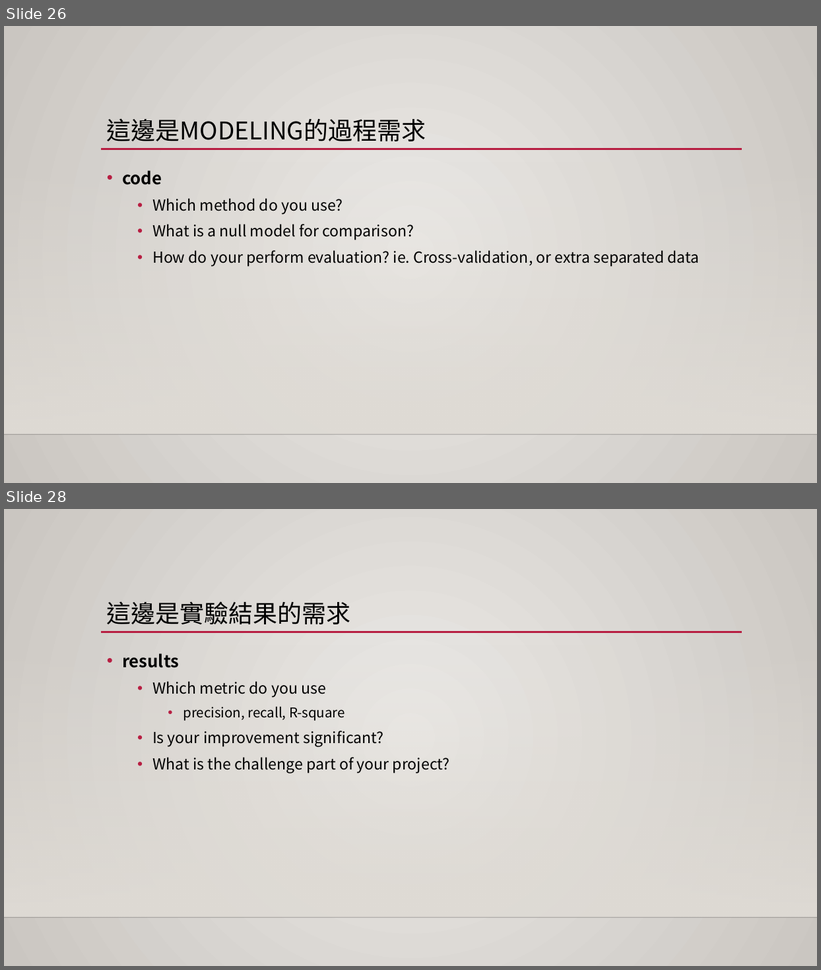
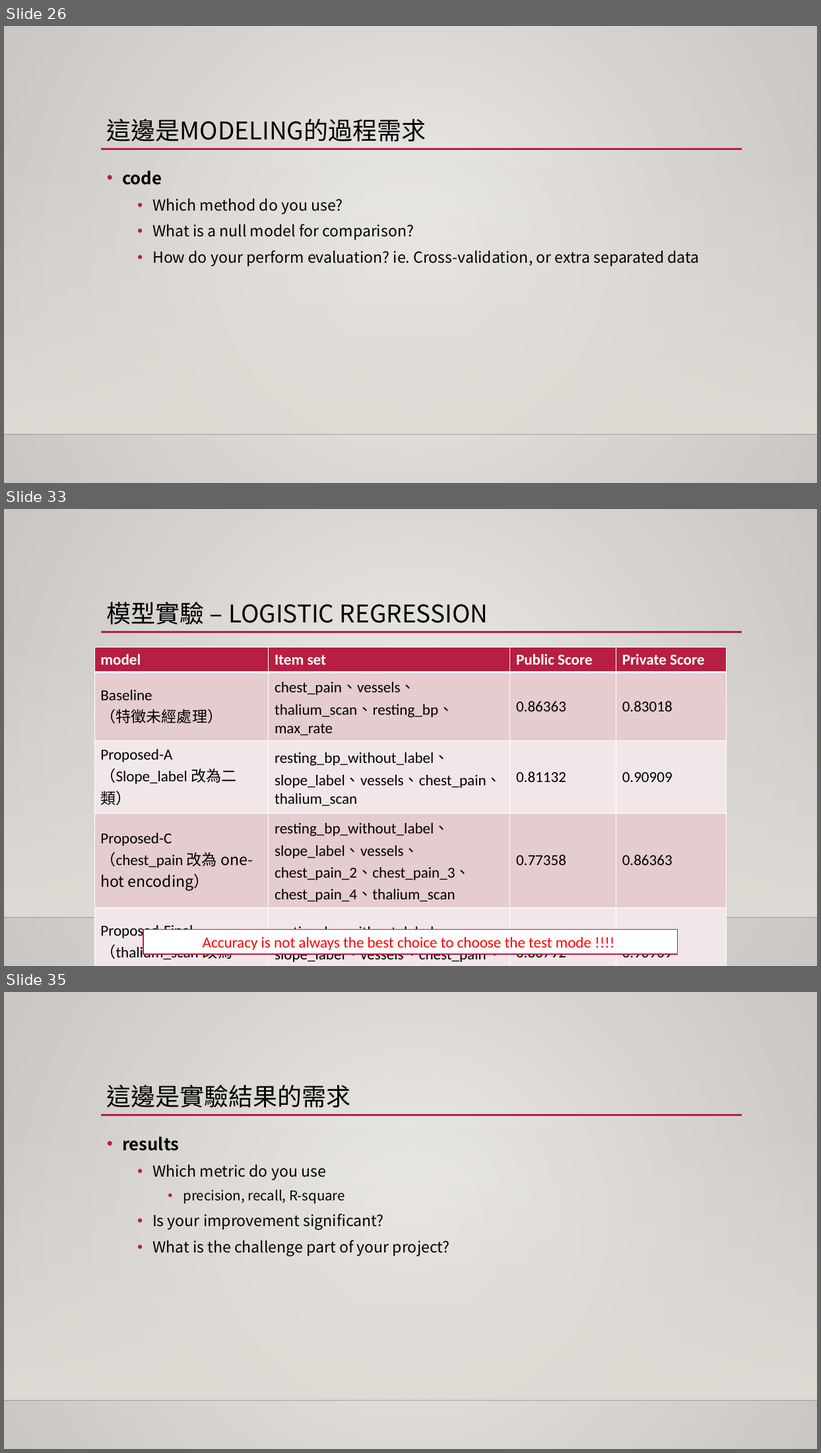
Before and after one commit to 1082-datascience/finalproject-finalproject-1082ds_group3, a slide deck: docs/final_report.pptx. Shown one above the other, each under a label of ours: slides 26 and 28 before the commit, slides 26, 33 and 35 after it; the slides between them are not shown. The pictures are 821x970 and 821x1453 pixels, drawn with LibreOffice and Linux fonts; fonts in the diff are those of the drawing; background and template pictures are left out. Boxes give left, top, right and bottom in pixels: in the first picture for what was removed or moved away, otherwise in the second. Text is boxed around its words. In the diff, an @@ line names an element or a change of style, - is before the commit and + after.

```diff
--- a/docs/final_report.pptx
+++ b/docs/final_report.pptx
@@ slide 33 added at [4,509,817,966], background gradient #ECEAE7 to #CAC7C1; not listed: 3 template elements that a slide beside it also shows @@
@@ title added at [107,602,488,625], 28.8 pt, text #000000 @@
+模型實驗 – LOGISTIC REGRESSION
@@ table added at [94,648,726,965], 5 rows, 4 columns @@
+model | Item set | Public Score | Private Score
+Baseline / （特徵未經處理） | chest_pain、vessels、thalium_scan、resting_bp、max_rate | 0.86363 | 0.83018
+Proposed-A / （Slope_label 改為二類） | resting_bp_without_label、slope_label、vessels、chest_pain、thalium_scan | 0.81132 | 0.90909
+Proposed-C / （chest_pain 改為 one-hot encoding） | resting_bp_without_label、slope_label、vessels、chest_pain_2、chest_pain_3、chest_pain_4、thalium_scan | 0.77358 | 0.86363
+Proposed-Final / （thalium_scan 改為 one-hot encoding） | resting_bp_without_label、slope_label、vessels、chest_pain、thalium_scan_1、thalium_scan_3 | 0.86792 | 0.90909
@@ rectangle added at [143,930,677,955], fill #FFFFFF, outline #B71E42 1 pt, 18 pt, text #FF0000 @@
+Accuracy is not always the best choice to choose the test mode !!!!
@@ what was slide 28 is now slide 35 @@
```
Also in this commit, not shown: 4 slides changed, 8 other slides added, 1 slide removed, 4 other files.
